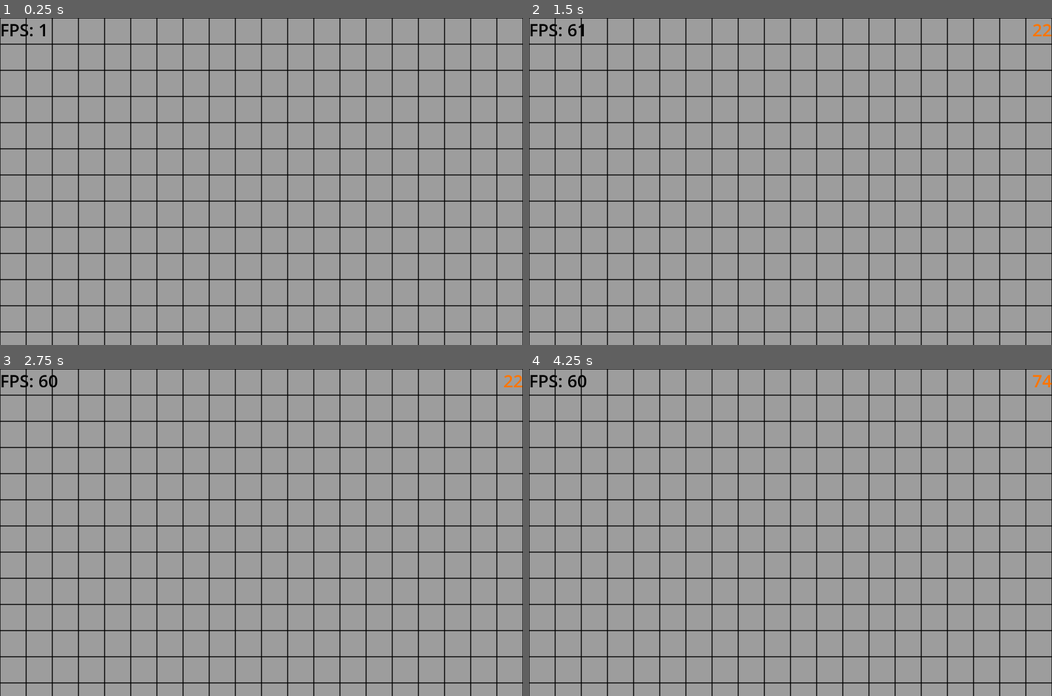
Above: before the commit, frames 1-4 (two rows, left to right).
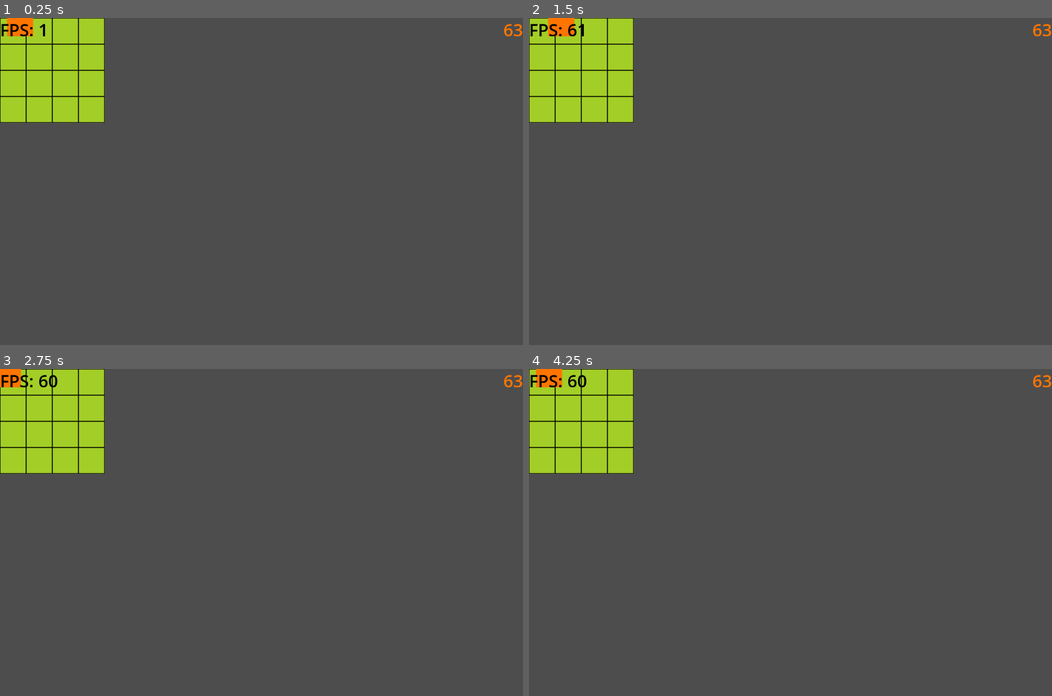
Above: after the commit, the same moments.

Repository: NIK-98/Paint_The_Ground
Game: Godot game, scene res://sceens/level.tscn
Same seed, same stepped clock (60 frames per second), same inputs: the game is played once before the commit and once after it. This scene is started directly instead of the project's main scene.
Inputs:
- Up to frame 1 (0.25 s): no input
- Up to frame 2 (1.5 s): hold D (right) 0.53-1.28 s; hold S (down) from 1.28 s (still down)
- Up to frame 3 (2.75 s): release S (down) at 2.03 s; hold D (right) from 2.03 s (still down)
- Up to frame 4 (4.25 s): release D (right) at 2.78 s; hold W (up) 2.78-3.53 s; hold A (left) from 3.53 s (still down); tap R (reset) at 4.15 s

The runs differ from the first frame. In frame 1, 100% of the frame differs, in the area x 0-100%, y 0-100%; in frame 2, 100%; in frame 3, 100%; in frame 4, 100%.
Error in both runs: Attempt to call function 'get_node' in base 'null instance' on a null instance. (res://scripts/player.gd:26)

Commit message:
wertung crash fix und bomben noch fehlerhaft

Diff:
--- a/sceens/bombe.tscn
+++ b/sceens/bombe.tscn
@@ -1,11 +1,18 @@
-[gd_scene load_steps=3 format=3 uid="uid://ctvl7k2hphpvs"]
+[gd_scene load_steps=5 format=3 uid="uid://ctvl7k2hphpvs"]
 
 [ext_resource type="Texture2D" uid="uid://cofso2pqd70dj" path="res://assets/Boomb/boomb.png" id="1_3bc5a"]
+[ext_resource type="Script" path="res://scripts/bombe.gd" id="1_d6tas"]
 
 [sub_resource type="CircleShape2D" id="CircleShape2D_hce8j"]
 radius = 21.0
 
+[sub_resource type="SceneReplicationConfig" id="SceneReplicationConfig_hp3pg"]
+properties/0/path = NodePath(".:position")
+properties/0/spawn = true
+properties/0/replication_mode = 1
+
 [node name="Bombe" type="Node2D" groups=["boom"]]
+script = ExtResource("1_d6tas")
 
 [node name="Boomb" type="Sprite2D" parent="."]
 texture = ExtResource("1_3bc5a")
@@ -15,3 +22,6 @@
 [node name="CollisionShape2D" type="CollisionShape2D" parent="Area2D"]
 position = Vector2(0, 3)
 shape = SubResource("CircleShape2D_hce8j")
+
+[node name="MultiplayerSynchronizer" type="MultiplayerSynchronizer" parent="."]
+replication_config = SubResource("SceneReplicationConfig_hp3pg")
--- a/sceens/level.tscn
+++ b/sceens/level.tscn
@@ -1,9 +1,49 @@
-[gd_scene load_steps=5 format=3 uid="uid://cdp31movrikk0"]
+[gd_scene load_steps=14 format=3 uid="uid://cdp31movrikk0"]
 
 [ext_resource type="Script" path="res://scripts/level.gd" id="1_5145t"]
 [ext_resource type="PackedScene" uid="uid://bct2wlof30lbq" path="res://sceens/player.tscn" id="2_yu47c"]
 [ext_resource type="PackedScene" uid="uid://dqayoki230ek2" path="res://sceens/score_label.tscn" id="3_eqqiv"]
-[ext_resource type="PackedScene" uid="uid://bd2en7ayi4qef" path="res://sceens/floor.tscn" id="3_k1wie"]
+[ext_resource type="Texture2D" uid="uid://dbh8ny2d24njn" path="res://assets/ground/ground_clean.png" id="4_1vpo6"]
+[ext_resource type="Texture2D" uid="uid://dg2r7hn28jxmt" path="res://assets/ground/ground_green.png" id="5_jvivo"]
+[ext_resource type="Texture2D" uid="uid://btju3bebchq0u" path="res://assets/ground/ground_red.png" id="6_n3m5v"]
+[ext_resource type="Texture2D" uid="uid://cequksmqsxf4e" path="res://assets/ground/ground_blue.png" id="7_khuld"]
+[ext_resource type="Script" path="res://scripts/floor.gd" id="8_ul4n7"]
+
+[sub_resource type="TileSetAtlasSource" id="TileSetAtlasSource_wfxpn"]
+texture = ExtResource("4_1vpo6")
+texture_region_size = Vector2i(64, 64)
+0:0/0 = 0
+0:0/0/physics_layer_0/linear_velocity = Vector2(0, 0)
+0:0/0/physics_layer_0/angular_velocity = 0.0
+
+[sub_resource type="TileSetAtlasSource" id="TileSetAtlasSource_owtyi"]
+texture = ExtResource("5_jvivo")
+texture_region_size = Vector2i(64, 64)
+0:0/0 = 0
+0:0/0/physics_layer_0/linear_velocity = Vector2(0, 0)
+0:0/0/physics_layer_0/angular_velocity = 0.0
+
+[sub_resource type="TileSetAtlasSource" id="TileSetAtlasSource_l0kvp"]
+texture = ExtResource("6_n3m5v")
+texture_region_size = Vector2i(64, 64)
+0:0/0 = 0
+0:0/0/physics_layer_0/linear_velocity = Vector2(0, 0)
+0:0/0/physics_layer_0/angular_velocity = 0.0
+
+[sub_resource type="TileSetAtlasSource" id="TileSetAtlasSource_wcno6"]
+texture = ExtResource("7_khuld")
+texture_region_size = Vector2i(64, 64)
+0:0/0 = 0
+0:0/0/physics_layer_0/linear_velocity = Vector2(0, 0)
+0:0/0/physics_layer_0/angular_velocity = 0.0
+
+[sub_resource type="TileSet" id="TileSet_6pxfk"]
+tile_size = Vector2i(64, 64)
+physics_layer_0/collision_layer = 1
+sources/0 = SubResource("TileSetAtlasSource_wfxpn")
+sources/1 = SubResource("TileSetAtlasSource_owtyi")
+sources/2 = SubResource("TileSetAtlasSource_l0kvp")
+sources/3 = SubResource("TileSetAtlasSource_wcno6")
 
 [node name="level" type="Node2D"]
 script = ExtResource("1_5145t")
@@ -15,7 +55,11 @@
 limit_top = 0
 position_smoothing_enabled = true
 
-[node name="floor" parent="." instance=ExtResource("3_k1wie")]
+[node name="floor" type="TileMap" parent="."]
+tile_set = SubResource("TileSet_6pxfk")
+collision_animatable = true
+format = 2
+script = ExtResource("8_ul4n7")
 
 [node name="Players" type="Node" parent="."]
 
--- /dev/null
+++ b/scripts/bombe.gd
@@ -0,0 +1,15 @@
+extends Node2D
+
+@onready var map = get_parent()
+@onready var level = get_parent().get_parent()
+
+const  bomb_radius = 64*3
+
+
+func aktivate_bombe(id: int, cell: int, clean:Node2D):
+	for x in range(-bomb_radius,bomb_radius):
+		for y in range(-bomb_radius,bomb_radius):
+			var tile_position = map.local_to_map(Vector2i(clean.position.x+x,clean.position.y+y))
+			map.set_cell(0,tile_position,cell,Vector2i(0,0))
+	clean.queue_free()
+	level.spawn_new_bombe(id, 4)
--- a/scripts/floor.gd
+++ b/scripts/floor.gd
@@ -1,14 +1,9 @@
 extends TileMap
 
 @onready var main = get_parent().get_parent().get_parent()
-@onready var bombe = preload("res://sceens/bombe.tscn")
 
 var with_tiles = 1280*2
 var hight_tiles = 800*2
-var old_spawn_bomb: Vector2
-const  bomb_radius = 64*3
-const bomb_spawn_genzen = 64
-
 
 
 func reset_floor():
@@ -17,38 +12,3 @@
 			var tile_position = local_to_map(Vector2i(x,y))
 			set_cell(0,tile_position,0,Vector2i(0,0))
 			Global.Spielfeld_Size = Vector2(x,y)
-
-
-@rpc("any_peer","call_local")
-func reset_bomb():
-	for c in get_child_count()-1:
-		if get_child(c).is_in_group("boom"):
-			print(get_child(c))
-			get_child(c).queue_free()
-	start_bomben.rpc(4)
-
-
-@rpc("any_peer","call_local")
-func start_bomben(anzahl: int):
-	for i in range(anzahl):
-		spawn_new_bombe(4)
-
-@rpc("any_peer","call_local")
-func spawn_new_bombe(abstand: int):
-	var new_bombe = bombe.instantiate()
-	var randpos = Vector2(randi_range(bomb_spawn_genzen,Global.Spielfeld_Size.x-bomb_spawn_genzen),randi_range(bomb_spawn_genzen,Global.Spielfeld_Size.y-bomb_spawn_genzen))
-	if randpos == old_spawn_bomb*4:
-		old_spawn_bomb = randpos
-		spawn_new_bombe.rpc(abstand)
-		return
-	new_bombe.position = randpos
-	add_child(new_bombe)
-
-@rpc("any_peer","call_local")
-func aktivate_bombe(cell: int, clean:Node2D):
-	for x in range(-bomb_radius,bomb_radius):
-		for y in range(-bomb_radius,bomb_radius):
-			var tile_position = local_to_map(Vector2i(clean.position.x+x,clean.position.y+y))
-			set_cell(0,tile_position,cell,Vector2i(0,0))
-	clean.queue_free()
-	spawn_new_bombe.rpc(4)
--- a/scripts/level.gd
+++ b/scripts/level.gd
@@ -3,6 +3,11 @@
 @onready var main = get_parent().get_parent()
 @export var player_sceen: PackedScene
 @export var score_label: PackedScene
+@onready var map = get_node("floor")
+@onready var bombe = preload("res://sceens/bombe.tscn")
+
+var old_spawn_bomb: Vector2
+const bomb_spawn_genzen = 64
 
 var old_spawn: Vector2
 
@@ -23,6 +28,8 @@
 	if not OS.has_feature("dedicated_server"):
 		add_player(1)
 
+	reset_bomben(name.to_int(), 4)
+
 
 func _process(delta):
 	var fps = Engine.get_frames_per_second()
@@ -40,7 +47,6 @@
 func _enter_tree():
 	if len(multiplayer.get_peers()) == Global.Max_clients:
 		return
-	get_node("floor").reset_floor()
 
 
 @rpc("call_local")
@@ -55,7 +61,6 @@
 	var player = player_sceen.instantiate()
 	player.player = id
 	var randpos = Vector2(randi_range(0,Global.Spielfeld_Size.x-player.get_node("Color").size.x),randi_range(0,Global.Spielfeld_Size.y-player.get_node("Color").size.y))
-	print(randpos)
 	if randpos == old_spawn:
 		old_spawn = randpos
 		del_player(id)
@@ -67,6 +72,26 @@
 	get_node("Players").add_child(player, true)
 	old_spawn = randpos
 	add_score(id)
+
+
+func reset_bomben(id: int,anzahl: int):
+	for c in map.get_child_count()-1:
+		if map.get_child(c).is_in_group("boom"):
+			map.get_child(c).queue_free()
+	for i in range(anzahl):
+		spawn_new_bombe(id, 8)
+
+
+func spawn_new_bombe(id: int,abstand: int):
+	var new_bombe = bombe.instantiate()
+	var randpos = Vector2(randi_range(bomb_spawn_genzen,Global.Spielfeld_Size.x-bomb_spawn_genzen),randi_range(bomb_spawn_genzen,Global.Spielfeld_Size.y-bomb_spawn_genzen))
+	if randpos == old_spawn_bomb*abstand:
+		old_spawn_bomb = randpos
+		reset_bomben(id, 4)
+		return
+	new_bombe.name = "bombe"
+	new_bombe.position = randpos
+	map.add_child(new_bombe)
 
 
 func add_score(id: int):
--- a/scripts/player.gd
+++ b/scripts/player.gd
@@ -25,7 +25,7 @@
 func _ready():
 	main.get_node("UI").hide()
 	map.reset_floor()
-	map.reset_bomb.rpc()
+	get_parent().get_parent().reset_bomben(name.to_int(), 4)
 	get_tree().paused = false
 	if player == multiplayer.get_unique_id():
 		camera.make_current()
@@ -37,6 +37,7 @@
 func _exit_tree():
 	get_tree().paused = true
 	map.reset_floor()
+	get_parent().get_parent().reset_bomben(name.to_int(), 4)
 	get_tree().paused = false
 
 
@@ -58,10 +59,15 @@
 	if (velocity.x != 0 or velocity.y != 0):
 		painter()
 	score_counter.rpc()
+	get_parent().get_parent().get_node("CanvasLayer/Wertung").get_node(str(name)).wertung(name.to_int())
+	bombe_attack()
 
+
+func bombe_attack():
 	for area in $Area2D.get_overlapping_areas():
 		if area.is_in_group("boom"):
-			map.aktivate_bombe.rpc(color_cell, area.get_parent())
+			area.get_parent().aktivate_bombe(name.to_int(), color_cell, area.get_parent())
+
 
 func painter():
 	if get_parent().get_child(0) != null and get_parent().get_child(0).name == name:
--- a/scripts/score_label.gd
+++ b/scripts/score_label.gd
@@ -2,22 +2,14 @@
 
 @onready var map = get_parent().get_parent().get_parent().get_node("floor")
 @onready var Players = get_parent().get_parent().get_parent().get_node("Players")
-var player_list = []
 
 
-func _process(delta):
-	call_deferred("wertung")
-
-
-func wertung():
-	player_list = []
-	for i in get_parent().get_child_count():
-		player_list.append(get_parent().get_child(i))
+func wertung(id: int):
 	for i in map.get_used_cells(0):
 		var check_cell = map.get_cell_source_id(0,i)
 		if check_cell == 1:
-			player_list[0].text = str(Players.get_child(0).score)
+			get_parent().get_node(str(id)).text = str(Players.get_node(str(id)).score)
 		if check_cell == 2:
-			player_list[1].text = str(Players.get_child(1).score)
+			get_parent().get_node(str(id)).text = str(Players.get_node(str(id)).score)
 		if check_cell == 3:
-			player_list[2].text = str(Players.get_child(2).score)
+			get_parent().get_node(str(id)).text = str(Players.get_node(str(id)).score)
Not shown: 1 places in sceens/floor.tscn that only renumber resources
